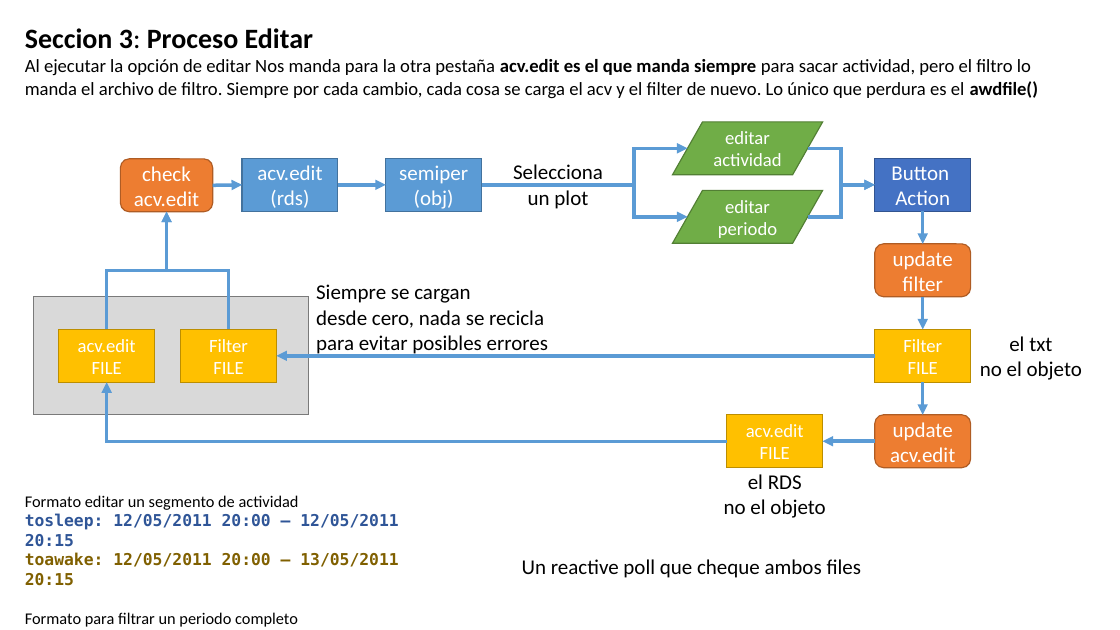
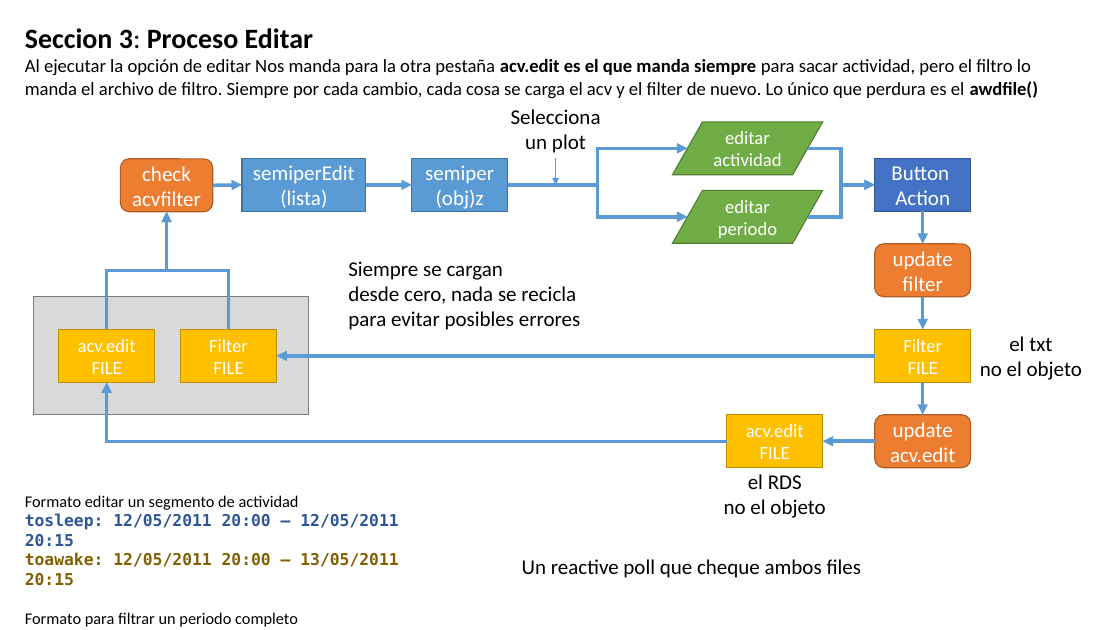
Before and after one commit to olitroski/Actigrafia, a slide deck: slide 10 of flujo edicion.pptx. Drawn at 1120x630 pixels with LibreOffice and Linux fonts; fonts in the diff are those of the drawing. Boxes give left, top, right and bottom in pixels: in the first picture for what was removed or moved away, otherwise in the second. Text is boxed around its words. In the diff, an @@ line names an element or a change of style, - is before the commit and + after.

Commit message:
add.checkacvedit
funcion para hacer los graficos individuales (la data)

```diff
--- a/flujo edicion.pptx
+++ b/flujo edicion.pptx
@@ text "Selecciona un plot": place and size @@
-text "Selecciona un plot" at [513, 164, 603, 209]
+text "Selecciona un plot" at [511, 109, 601, 153]
@@ elbow arrow moved from (481, 185) - (687, 149) to (507, 185) - (687, 149) @@
@@ rectangle "semiperEdit(lista)": place and size @@
-rectangle "semiperEdit(lista)" at [242, 159, 338, 212]
+rectangle "semiperEdit(lista)" at [242, 159, 365, 212]
@@ text in rectangle at [253, 165, 355, 212]: text changed @@
-acv.edit
-(rds)
+semiperEdit(lista)
@@ rectangle "semiper": place and size @@
-rectangle "semiper" at [386, 159, 481, 212]
+rectangle "semiper" at [412, 159, 507, 212]
@@ arrow added from (555, 159) to (555, 185), #5B9BD5 0.5 pt @@
@@ text in rounded rectangle at [132, 191, 201, 212]: text changed @@
-acv.edit
+acvfilter
@@ arrow moved from (338, 185) - (386, 185) to (365, 185) - (412, 185) @@
@@ text in rectangle at [436, 190, 484, 212]: text changed @@
-(obj)
+(obj)z
@@ elbow arrow moved from (481, 185) - (687, 217) to (507, 185) - (687, 217) @@
@@ text "Siempre se cargan": place and size @@
-text "Siempre se cargan" at [316, 284, 548, 356]
+text "Siempre se cargan" at [348, 261, 580, 330]
```
Also in this commit, not shown: 18 other files.
